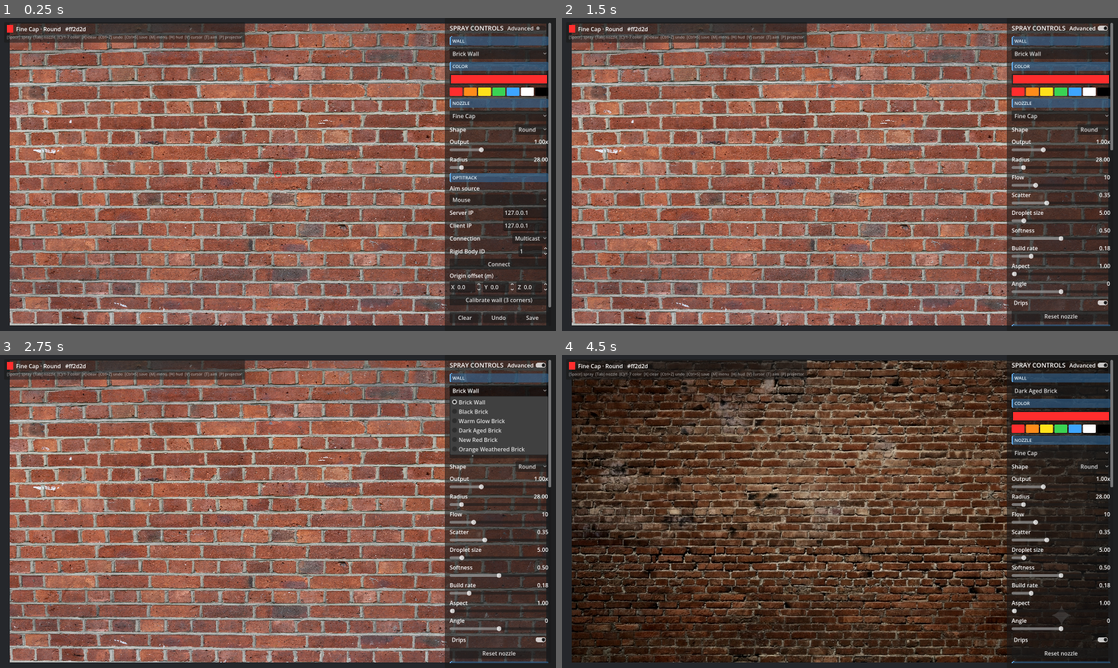
Above: before the commit, frames 1-4 (two rows, left to right).
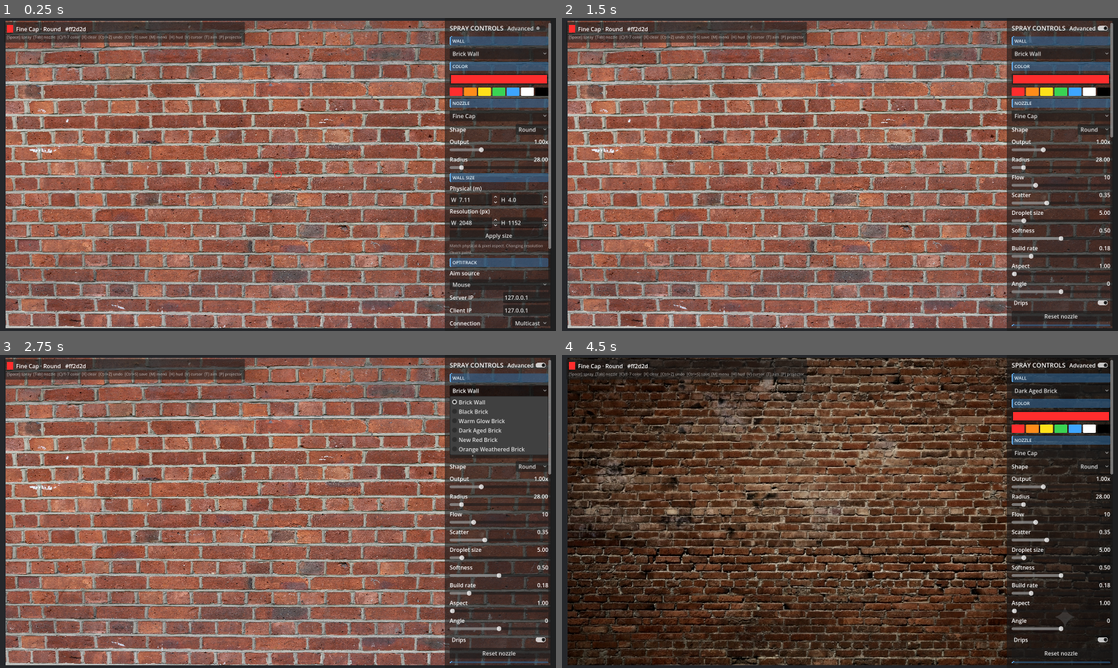
Above: after the commit, the same moments.

Repository: skynab/Brick-Wall-Spray-Paint
Game: Godot game, scene res://main.tscn
Two runs of this game, one before a commit and one after it. Both use one fixed random seed, a clock stepped at 60 frames per second and the inputs below.
Inputs (mouse positions are in pixels of both pictures, inside the frame that each line leads up to):
- Up to frame 1 (0.25 s): no input
- Up to frame 2 (1.5 s): click (1062, 237) at 0.5 s, where only the run after the commit has a clickable "Apply size"; click "Advanced" at 1.25 s
- Up to frame 3 (2.75 s): click "Brick Wall" at 2 s
- Up to frame 4 (4.5 s): click (1017, 430) at 2.77 s; click "Dark Aged Brick" at 3.5 s; click (1034, 430) at 4.27 s

The runs differ from the first frame. In frame 1, 38% of the frame differs, in the area x 1-100%, y 0-100%; in frame 2, 36%; in frame 3, 36%; in frame 4, 33%.

Commit message:
Add projection mapping controls

Diff:
--- a/scripts/aim/tracker_aim_source.gd
+++ b/scripts/aim/tracker_aim_source.gd
@@ -18,6 +18,8 @@
 var forward_axis: Vector3 = Vector3(0, 0, -1)
 var position_offset: Vector3 = Vector3.ZERO
 var calibration: TrackerCalibration
+## Physical wall size (metres) the tracker space is mapped onto.
+var wall_size: Vector2 = AppConfig.WALL_SIZE
 
 # NatNet connection settings (applied to the plugin singleton, best-effort).
 var server_ip: String = "127.0.0.1"
@@ -39,6 +41,12 @@
 
 func set_optitrack(node: Node) -> void:
 	optitrack = node
+
+
+## Update the physical wall size and rebuild the tracker -> wall mapping.
+func set_wall_size(size: Vector2) -> void:
+	wall_size = size
+	recompute()
 
 
 ## Apply NatNet connection settings and (re)connect. The exact plugin property /
@@ -136,8 +144,8 @@
 	_mapped = false
 	if calibration == null or not calibration.calibrated or calibration.corners.size() < 3:
 		return
-	var w := AppConfig.WALL_SIZE.x
-	var h := AppConfig.WALL_SIZE.y
+	var w := wall_size.x
+	var h := wall_size.y
 	_world_tl = Vector3(-w * 0.5, h * 0.5, 0.0)
 	# Virtual wall basis spanning the face (+U right, +V down, N out-of-plane).
 	var world_u := Vector3(w, 0, 0)
--- a/scripts/app.gd
+++ b/scripts/app.gd
@@ -16,6 +16,7 @@
 
 var _paint: PaintLayer
 var _spray: SprayTool
+var _wall_config: WallConfig
 var _undo_stack: Array[Image] = []
 var _stroke_active := false
 
@@ -46,7 +47,9 @@
 func _ready() -> void:
 	print("App ready")
 	_spray = SprayTool.new()
+	_wall_config = _load_wall_config()
 	if _wall != null:
+		_wall.apply_dimensions(_wall_config.physical_size, _wall_config.resolution)
 		_paint = _wall.get_paint_layer()
 	_build_aim_sources()
 	if _menu != null:
@@ -68,7 +71,10 @@
 		_menu.vignette_changed.connect(_on_vignette_changed)
 		_menu.mouse_aim_changed.connect(_on_mouse_aim_changed)
 		_menu.drips_toggled.connect(func(on): _spray.drips_enabled = on)
+		_menu.wall_dimensions_changed.connect(_on_wall_dimensions_changed)
 		_menu.set_aim_sources(_aim_labels(), _aim_index)
+		if _wall_config != null:
+			_menu.set_wall_dimensions(_wall_config.physical_size, _wall_config.resolution)
 		if _tracker_settings != null:
 			_menu.set_tracker_settings(
 				_tracker_settings.server_ip,
@@ -77,8 +83,28 @@
 				_tracker_settings.position_offset,
 			)
 		_populate_walls()
+	_frame_camera()
+	get_viewport().size_changed.connect(_frame_camera)
 	_update_aim_status()
 	_report_state()
+
+
+## Position the camera so the whole wall fits the view, whatever its physical
+## size/aspect. The wall shader is unshaded, so distance only affects framing.
+func _frame_camera() -> void:
+	if _camera == null or _wall == null:
+		return
+	var size := _wall.physical_size()
+	if size.x <= 0.0 or size.y <= 0.0:
+		return
+	var vp := get_viewport().get_visible_rect().size
+	var view_aspect := (vp.x / vp.y) if vp.y > 0.0 else (16.0 / 9.0)
+	var t := tan(deg_to_rad(_camera.fov * 0.5))  # fov is vertical (KEEP_HEIGHT)
+	if t <= 0.0:
+		return
+	var dist_h := (size.y * 0.5) / t                    # fit height
+	var dist_w := (size.x * 0.5) / (t * view_aspect)    # fit width
+	_camera.position = Vector3(0.0, 0.0, maxf(dist_h, dist_w) * 1.02)
 
 
 func _build_aim_sources() -> void:
@@ -91,6 +117,8 @@
 	_tracker_settings = _load_tracker_settings()
 	_tracker.configure(_tracker_settings.server_ip, _tracker_settings.client_ip, _tracker_settings.use_multicast)
 	_tracker.position_offset = _tracker_settings.position_offset
+	if _wall_config != null:
+		_tracker.set_wall_size(_wall_config.physical_size)
 	_aim_sources.append(_tracker)
 
 
@@ -411,6 +439,44 @@
 	_save_tracker_settings()
 
 
+## Apply new physical/pixel wall dimensions: resize the quad, reallocate the
+## paint buffer (clearing the wall), update the tracker mapping, and persist.
+func _on_wall_dimensions_changed(physical_size: Vector2, resolution: Vector2i) -> void:
+	if _wall_config == null:
+		_wall_config = WallConfig.new()
+	var res_changed := resolution != _wall_config.resolution
+	_wall_config.physical_size = physical_size
+	_wall_config.resolution = resolution
+	if _wall != null:
+		_wall.apply_dimensions(physical_size, resolution)
+		_paint = _wall.get_paint_layer()
+	if _tracker != null:
+		_tracker.set_wall_size(physical_size)
+	_frame_camera()
+	if res_changed:
+		# Old snapshots are a different size and can't be restored into the new buffer.
+		_undo_stack.clear()
+	_save_wall_config()
+	print("Wall: %.3f x %.3f m, %d x %d px" % [physical_size.x, physical_size.y, resolution.x, resolution.y])
+
+
+func _load_wall_config() -> WallConfig:
+	var path := AppConfig.WALL_CONFIG_PATH
+	if ResourceLoader.exists(path):
+		var res = ResourceLoader.load(path)
+		if res is WallConfig:
+			return res
+	return WallConfig.new()
+
+
+func _save_wall_config() -> void:
+	if _wall_config == null:
+		return
+	var err := ResourceSaver.save(_wall_config, AppConfig.WALL_CONFIG_PATH)
+	if err != OK:
+		push_warning("Failed to save wall config (%d)" % err)
+
+
 func _load_tracker_settings() -> TrackerSettings:
 	var path := AppConfig.TRACKER_SETTINGS_PATH
 	if ResourceLoader.exists(path):
--- a/scripts/config.gd
+++ b/scripts/config.gd
@@ -3,9 +3,11 @@
 
 ## Single place for the app's tunable constants.
 
-# --- Wall / paint surface ---
+# --- Wall / paint surface (defaults; overridden at runtime by WallConfig) ---
 const WALL_SIZE := Vector2(7.1111, 4.0)        # metres (16:9)
 const PAINT_RESOLUTION := Vector2i(2048, 1152) # paint buffer pixels (16:9)
+## Persisted physical + pixel wall dimensions.
+const WALL_CONFIG_PATH := "user://wall_config.tres"
 
 # --- Spray feathering ---
 ## Normalized cone distance where droplet opacity starts fading toward the rim.
--- a/scripts/ui/side_menu.gd
+++ b/scripts/ui/side_menu.gd
@@ -16,6 +16,8 @@
 signal drips_toggled(enabled: bool)
 ## Emitted when the user picks a different brick-wall background.
 signal wall_selected(path: String)
+## Emitted (on Apply) with the wall's physical size (m) and pixel resolution.
+signal wall_dimensions_changed(physical_size: Vector2, resolution: Vector2i)
 ## Emitted when any vignette control changes (carries all three current values).
 signal vignette_changed(strength: float, extent: float, softness: float)
 ## Emitted when the mouse aim source's distance/pitch/yaw/roll change.
@@ -75,6 +77,10 @@
 var _client_ip_edit: LineEdit
 var _multicast_opt: OptionButton
 var _offset_spins: Dictionary = {}      # "x"/"y"/"z" -> SpinBox
+var _phys_w: SpinBox
+var _phys_h: SpinBox
+var _res_w: SpinBox
+var _res_h: SpinBox
 var _prox_value: Label
 var _status: Label
 var _sliders: Dictionary = {}       # key -> HSlider
@@ -298,6 +304,10 @@
 	vbox.add_child(mouse_box)
 	_advanced_nodes.append(mouse_box)
 
+	# Wall dimensions (physical + pixels) — always visible; core to mapping the
+	# render onto the real LED wall.
+	vbox.add_child(_build_wall_size_section())
+
 	# OptiTrack / tracker setup — always visible (not gated by Advanced), since
 	# the tracked canister is the app's primary input.
 	vbox.add_child(_build_optitrack_section())
@@ -450,6 +460,52 @@
 
 	box.add_child(_make_action_button("Reset placement", _on_mouse_aim_reset))
 	return box
+
+
+## Always-visible wall-dimensions setup: physical size (m) + pixel resolution.
+## Applied on the Apply button (changing resolution reallocates / clears paint).
+func _build_wall_size_section() -> VBoxContainer:
+	var box := VBoxContainer.new()
+	box.add_theme_constant_override("separation", 6)
+	box.add_child(_make_section_header("Wall size"))
+
+	box.add_child(_make_label("Physical (m)"))
+	var phys_row := HBoxContainer.new()
+	phys_row.add_theme_constant_override("separation", 4)
+	_phys_w = _make_dim_spin(0.1, 1000.0, 0.01, 7.1111, "W ")
+	_phys_h = _make_dim_spin(0.1, 1000.0, 0.01, 4.0, "H ")
+	phys_row.add_child(_phys_w)
+	phys_row.add_child(_phys_h)
+	box.add_child(phys_row)
+
+	box.add_child(_make_label("Resolution (px)"))
+	var res_row := HBoxContainer.new()
+	res_row.add_theme_constant_override("separation", 4)
+	_res_w = _make_dim_spin(16, 16384, 1, 2048, "W ")
+	_res_h = _make_dim_spin(16, 16384, 1, 1152, "H ")
+	res_row.add_child(_res_w)
+	res_row.add_child(_res_h)
+	box.add_child(res_row)
+
+	box.add_child(_make_action_button("Apply size", _on_wall_apply))
+
+	var note := _make_label("Match physical & pixel aspect. Changing resolution clears paint.")
+	note.add_theme_font_size_override("font_size", 11)
+	note.autowrap_mode = TextServer.AUTOWRAP_WORD_SMART
+	note.modulate = Color(1, 1, 1, 0.5)
+	box.add_child(note)
+	return box
+
+
+func _make_dim_spin(min_v: float, max_v: float, step: float, value: float, prefix: String) -> SpinBox:
+	var s := SpinBox.new()
+	s.min_value = min_v
+	s.max_value = max_v
+	s.step = step
+	s.value = value
+	s.prefix = prefix
+	s.size_flags_horizontal = Control.SIZE_EXPAND_FILL
+	return s
 
 
 ## Always-visible OptiTrack setup: aim source, NatNet connection, rigid body,
@@ -802,6 +858,24 @@
 	aim_source_selected.emit(idx)
 
 
+func _on_wall_apply() -> void:
+	if _phys_w == null:
+		return
+	wall_dimensions_changed.emit(
+		Vector2(_phys_w.value, _phys_h.value),
+		Vector2i(int(_res_w.value), int(_res_h.value)),
+	)
+
+
+## Initialize the wall-dimension controls (no signals fired).
+func set_wall_dimensions(physical_size: Vector2, resolution: Vector2i) -> void:
+	if _phys_w != null:
+		_phys_w.set_value_no_signal(physical_size.x)
+		_phys_h.set_value_no_signal(physical_size.y)
+		_res_w.set_value_no_signal(resolution.x)
+		_res_h.set_value_no_signal(resolution.y)
+
+
 func _on_connect_pressed() -> void:
 	if _server_ip_edit == null:
 		return
--- a/scripts/wall.gd
+++ b/scripts/wall.gd
@@ -52,6 +52,32 @@
 ## The paint accumulation layer for this wall.
 func get_paint_layer() -> PaintLayer:
 	return _paint
+
+
+## Set the wall's physical size (metres) and pixel resolution at runtime. The
+## quad is resized to the physical size; if the resolution changed, the paint
+## buffer is reallocated (which clears it).
+func apply_dimensions(physical_size: Vector2, resolution: Vector2i) -> void:
+	var qm := _mesh.mesh as QuadMesh
+	if qm != null and physical_size.x > 0.0 and physical_size.y > 0.0:
+		qm.size = physical_size
+		_quad_size = qm.size
+	if resolution.x >= 16 and resolution.y >= 16 and resolution != paint_resolution:
+		paint_resolution = resolution
+		if _paint != null:
+			_paint.setup(paint_resolution)
+			if _material != null:
+				_material.set_shader_parameter("paint_tex", _paint.texture)
+
+
+## Current physical wall size in metres.
+func physical_size() -> Vector2:
+	return _quad_size
+
+
+## Current paint-buffer resolution in pixels.
+func resolution() -> Vector2i:
+	return paint_resolution
 
 
 ## Swap the brick background image at runtime. Paint is unaffected (it lives in
--- /dev/null
+++ b/scripts/wall_config.gd
@@ -0,0 +1,14 @@
+extends Resource
+class_name WallConfig
+
+## Persisted physical + pixel dimensions of the wall, so the rendered visual can
+## be mapped to a real LED wall. Physical size drives the 3D quad and the
+## tracker -> wall mapping (real-world object position -> wall coordinates);
+## resolution drives the paint buffer's pixel grid (ideally the LED panel's).
+##
+## Keep the physical and pixel aspect ratios equal to avoid distortion.
+
+## Real-world wall size in metres (width, height).
+@export var physical_size: Vector2 = Vector2(7.1111, 4.0)
+## Pixel resolution of the wall (width, height).
+@export var resolution: Vector2i = Vector2i(2048, 1152)
